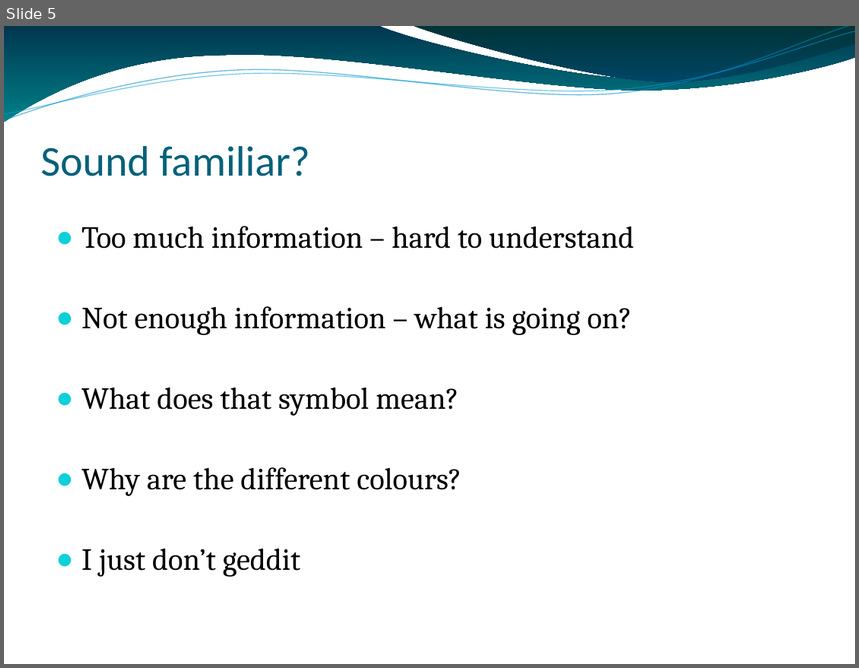
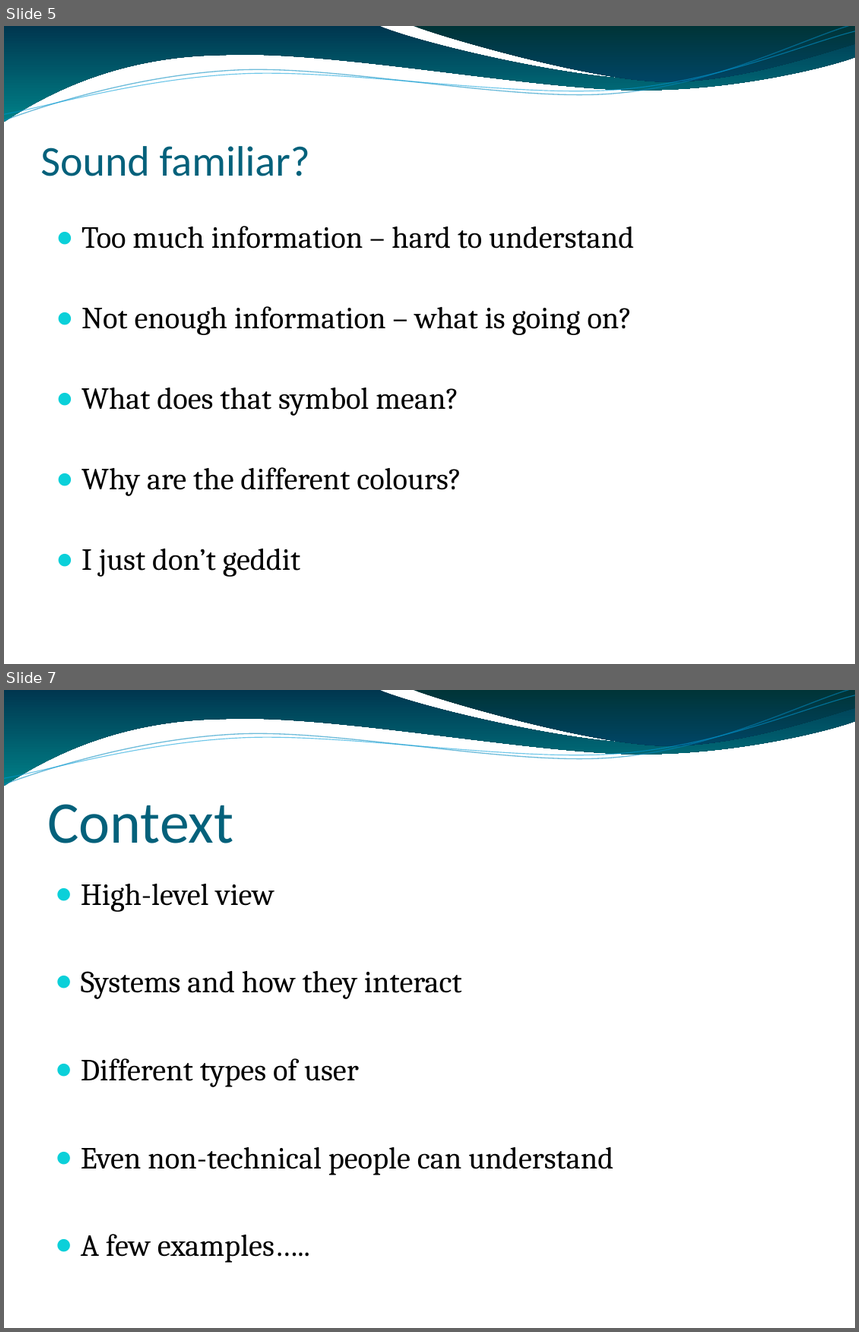
Before and after one commit to NTCoding/Presentations, a slide deck: effective_sketches/Scenarios/PennysPayments/payments_diagrams.odp. Shown one above the other, each under a label of ours: slide 5 before the commit, slides 5 and 7 after it; the slides between them are not shown. The pictures are 859x668 and 859x1332 pixels, drawn with LibreOffice and Linux fonts; fonts in the diff are those of the drawing; background and template pictures are left out. Boxes give left, top, right and bottom in pixels: in the first picture for what was removed or moved away, otherwise in the second. Text is boxed around its words. In the diff, an @@ line names an element or a change of style, - is before the commit and + after.

```diff
--- a/effective_sketches/Scenarios/PennysPayments/payments_diagrams.odp
+++ b/effective_sketches/Scenarios/PennysPayments/payments_diagrams.odp
@@ slide 7 added at <box>4,690,855,1328</box>, background picture (left out); not listed: 4 template elements that a slide beside it also shows @@
@@ title added at <box>47,804,234,844</box>, 50 pt, text #04617B @@
+Context
@@ text added at <box>81,884,614,1263</box>, 26 pt, text #000000 @@
+● High-level view
+● Systems and how they interact
+● Different types of user
+● Even non-technical people can understand
+● A few examples…..
```
Also in this commit, not shown: 2 slides changed, 6 other slides added, 1 slide removed, 1 other file.
